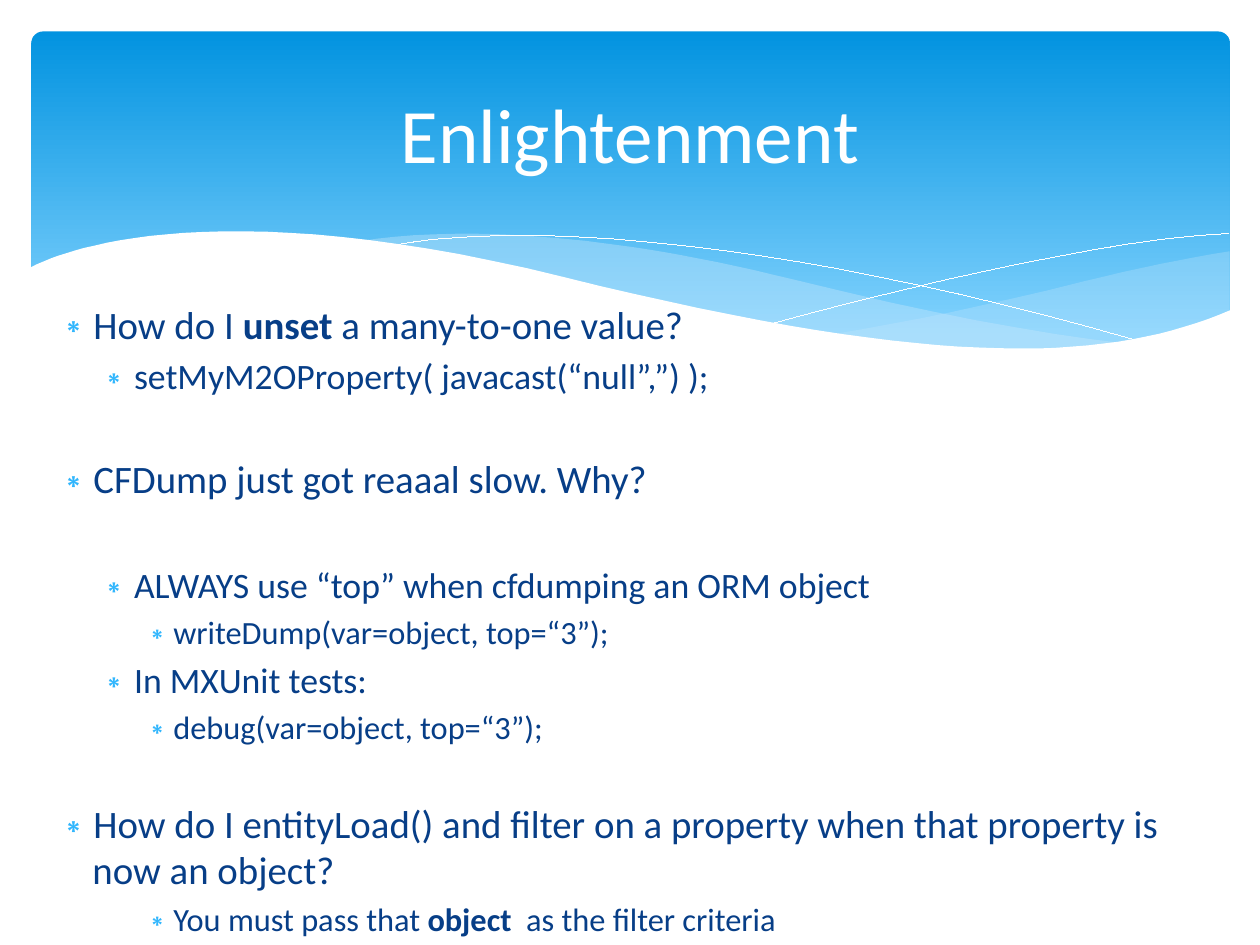
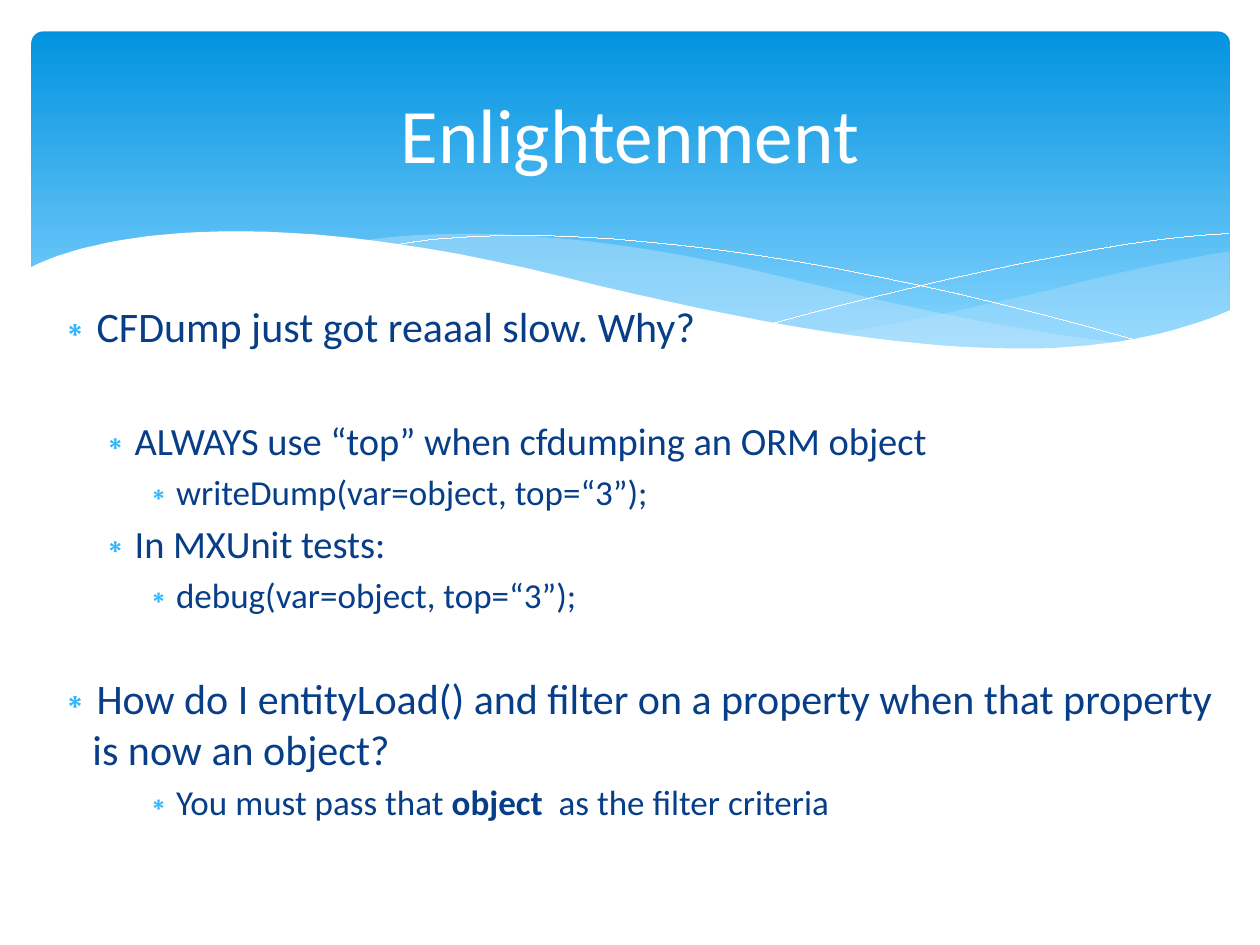
Before and after one commit to marcesher/mxunit-cfmeetups, a slide deck: slide 32 of CFObjective_ORMZen/preso/orm_zen.ppt.pptx (slide 31 before the commit). Drawn at 1260x945 pixels with LibreOffice and Linux fonts; fonts in the diff are those of the drawing. Boxes give left, top, right and bottom in pixels: in the first picture for what was removed or moved away, otherwise in the second. Text is boxed around its words. In the diff, an @@ line names an element or a change of style, - is before the commit and + after.

```diff
--- a/CFObjective_ORMZen/preso/orm_zen.ppt.pptx
+++ b/CFObjective_ORMZen/preso/orm_zen.ppt.pptx
@@ text "CFDump just got reaaal slow. ..." at bbox=[92, 312, 1212, 821]: size 22.2 to 24 pt in "CFDump just got reaaal slow. Why?", "How do I entityLoad() and filter on ..."; size 20.4 to 22 pt in "ALWAYS use “top” when cfdumping an ORM ...", "In MXUnit tests:"; size 18.5 to 20 pt in "writeDump(var=object, top=“3”);", "debug(var=object, top=“3”);", "You must pass that object as the ..." @@
@@ text at bbox=[93, 312, 683, 395]: paragraphs removed @@
-∗ How do I unset a many-to-one value?
-  ∗ setMyM2OProperty( javacast(“null”,”) );
```
Also in this commit, not shown: 2 other slides changed, 1 slide added, 1 other file.
